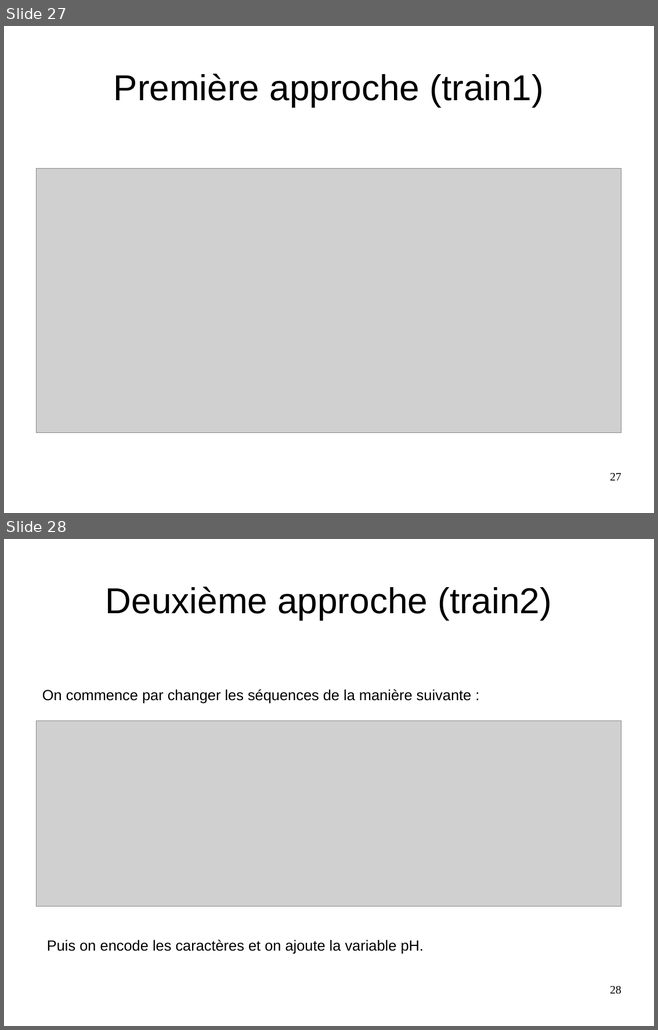
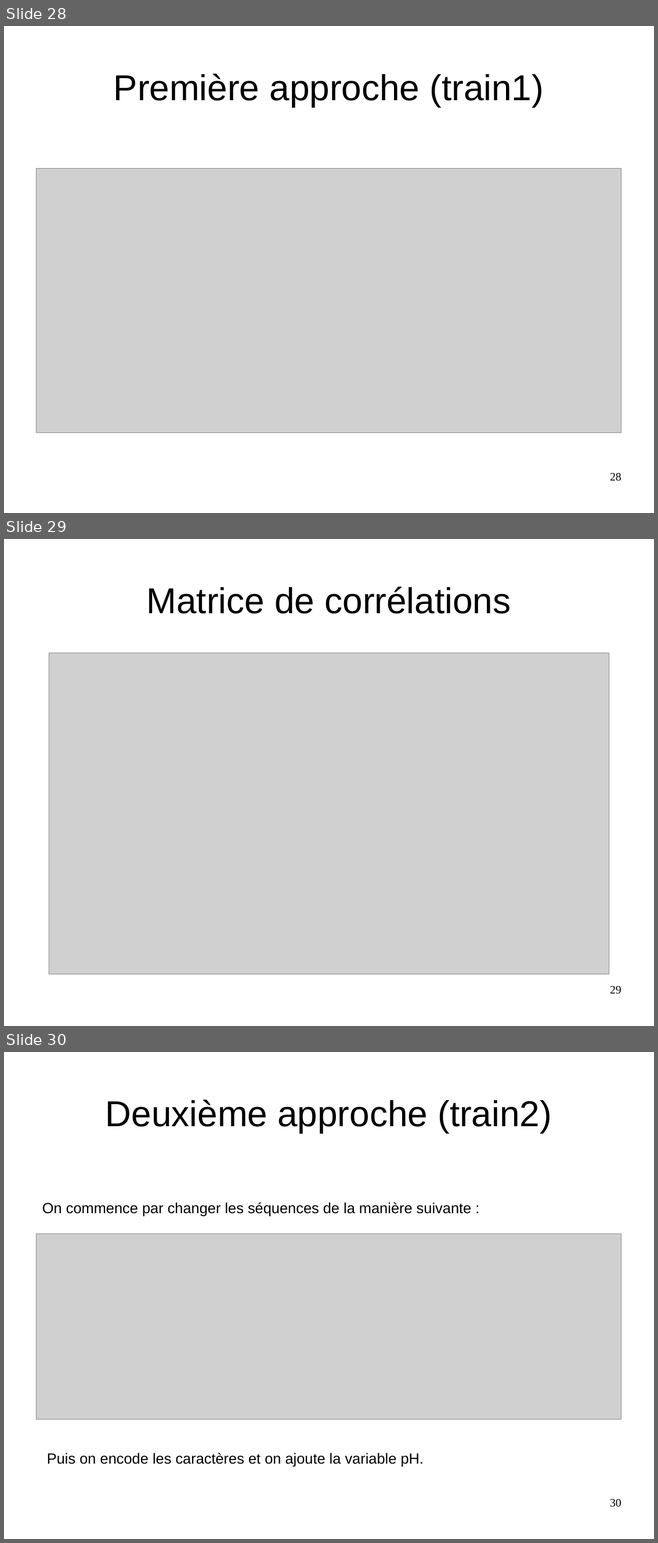
Before and after one commit to MathieuxTony/Projet-8, a slide deck: presentation.odp. Shown one above the other, each under a label of ours: slides 27 and 28 before the commit, slides 28, 29 and 30 after it. The pictures are 658x1030 and 658x1543 pixels, drawn with LibreOffice and Linux fonts; fonts in the diff are those of the drawing; grey boxes stand for pictures. Boxes give left, top, right and bottom in pixels: in the first picture for what was removed or moved away, otherwise in the second. Text is boxed around its words. In the diff, an @@ line names an element or a change of style, - is before the commit and + after.

Commit message:
ajout corrélations + temps et scores dans la présentation

```diff
--- a/presentation.odp
+++ b/presentation.odp
@@ slide 29 added at box(4, 539, 654, 1026), background #FFFFFF @@
@@ title added at box(147, 587, 511, 614), 44 pt, text #000000 @@
+Matrice de corrélations
@@ picture added at box(49, 653, 609, 975) @@
@@ page number added at box(610, 986, 621, 994), 14 pt, text #000000 @@
+29
@@ what was slide 27 is now slide 28 @@
@@ page number at box(610, 473, 621, 481): text changed @@
-27
+28
@@ what was slide 28 is now slide 30 @@
@@ page number at box(610, 1499, 621, 1507): text changed @@
-28
+30
```
Also in this commit, not shown: 2 slides changed, 4 other slides added, 1 slide removed, 2 other files.
